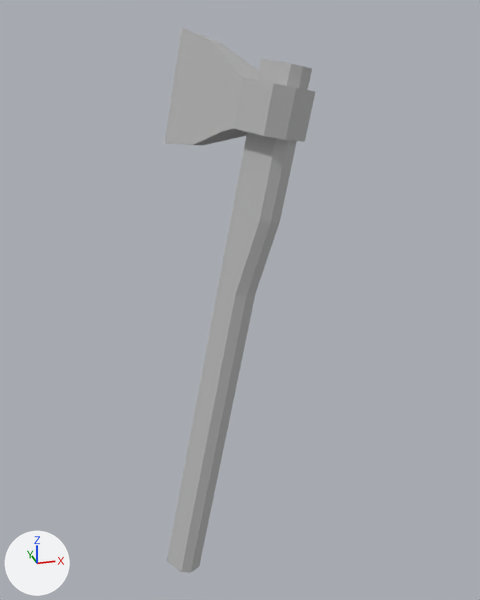
One commit to the Blender file modeling/axe.blend: the scene before it, then after it.
Rendered twice from a 50 mm lens placed at (0.036, 0.05, 0.001), pointed at (0.248, 0.788, -0.303). Lighting does not change. The marker at lower left points along +X, +Y and +Z.

Names of what the first picture shows: 'Axe.001'.
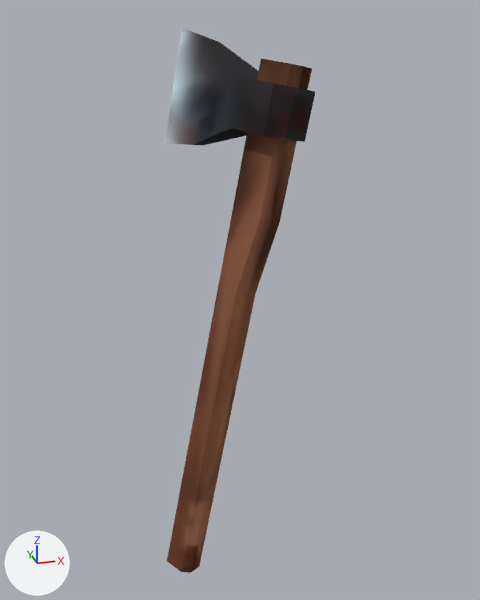
What differs and where, as boxes [x1, y1, x2, y2] in the pictures (480 x 600 px):
'Axe.001', surface changed: [165, 28, 315, 573] in both

Edits to the bpy script that builds the scene:
```text
Add img_axe_albedo:
    img_axe_albedo = load_image('axe_ALBEDO', '../the-beating-unity/Assets/Models/WeaponModels/axe_ALBEDO.png', 256, 256, 'sRGB')
Change mat_material_002:
    remove mat_material_002.base_color = (0.5, 0.5, 0.5)  # grey #bcbcbc
    add mat_material_002.texture = img_axe_albedo
```
